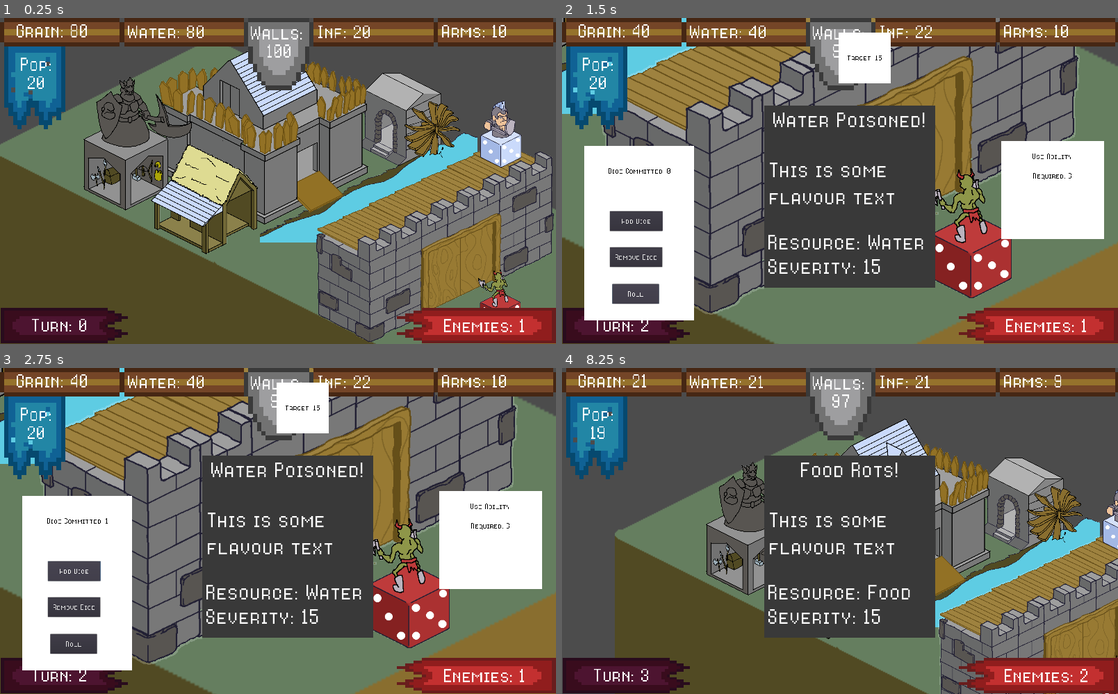
Above: before the commit, frames 1-4 (two rows, left to right).
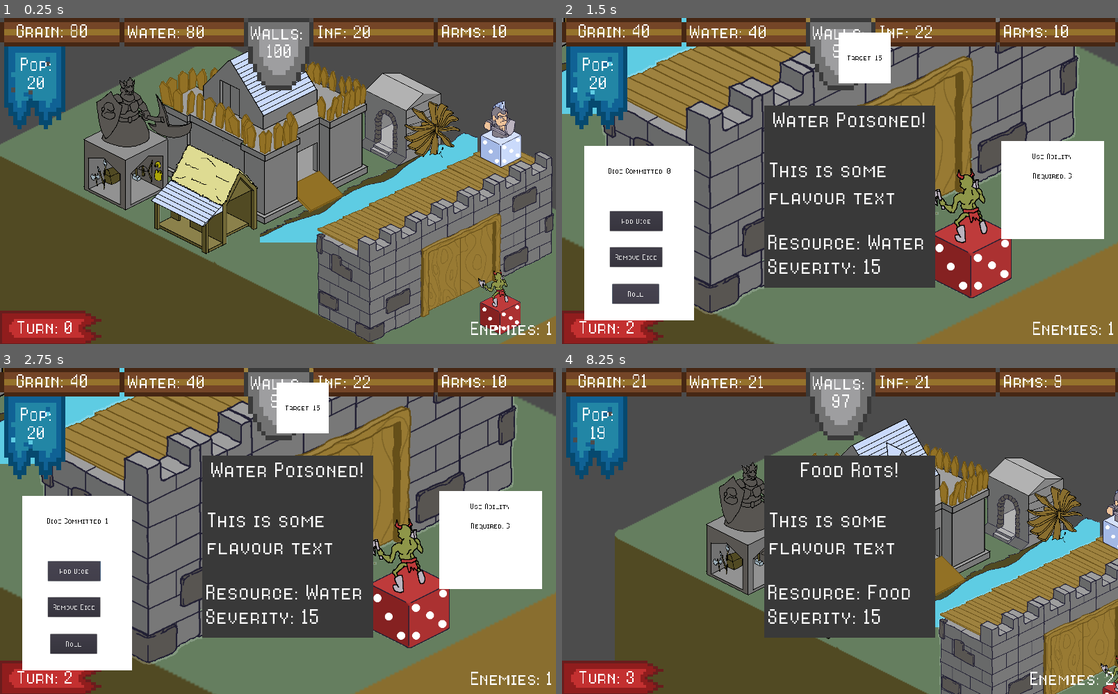
Above: after the commit, the same moments.

Repository: CapsCollective/rng-stronghold
Game: Godot game, scene res://scenes/main.tscn
Two runs of this game, one before a commit and one after it. Both use one fixed random seed, a clock stepped at 60 frames per second and the inputs below.
Inputs (mouse positions are in pixels of both pictures, inside the frame that each line leads up to):
- Up to frame 1 (0.25 s): no input
- Up to frame 2 (1.5 s): tap Enter (ui_accept) at 0.5, 0.77 s; move the mouse to (1006, 174) at 0.52 s; press the mouse at (1006, 174) at 0.53 s; release the mouse at (1006, 174) at 1.25 s; click "Roll" at 1.25 s
- Up to frame 3 (2.75 s): click "Add Dice" at 2 s
- Up to frame 4 (8.25 s): click "Remove Dice" at 2.75 s; click "Roll" at 3.5 s; click "Add Dice" at 4.25 s; click "Remove Dice" at 5 s; click "Roll" at 5.75 s; click "Add Dice" at 6.5 s; click "Remove Dice" at 7.25 s; tap Enter (ui_accept) at 8 s; move the mouse to (840, 531) at 8.02 s; right-click (840, 531) at 8.1 s; click (840, 531) at 8.17 s

The runs differ from the first frame. In frame 1, 5.0% of the frame differs, in the area x 0-100%, y 88-100%; in frame 2, 4.5%; in frame 3, 4.5%; in frame 4, 5.1%.

Commit message:
Revert "Cleaned up UI further"
This reverts commit 2996f9b3367f257a5a1e12861ce579c0ef88ca2e.

Diff:
--- a/scenes/building_interface.tscn
+++ b/scenes/building_interface.tscn
@@ -140,4 +140,4 @@
 position = Vector2( 495.679, 554.158 )
 
 [node name="CollisionPolygon2D" type="CollisionPolygon2D" parent="DiceRoller/StaticBody2D"]
-polygon = PoolVector2Array( 131.343, -209.244, 117.158, 846.49, 1909.11, 849.883, 1899.43, 453.095, 1439.05, 450.33, 1441.81, -218.818, 1415.54, -220.2, 1404.48, 472.451, 1880.07, 471.068, 1885.61, 824.997, 137.422, 822.173, 153.633, -193.033, 1383.63, -201.139, 1379.58, -219.376 )
+polygon = PoolVector2Array( 131.343, -209.244, 117.158, 846.49, 1420.11, 848.516, 1428.21, -231.534, 1412, -233.56, 1395.79, 818.12, 137.422, 822.173, 153.633, -193.033, 1383.63, -201.139, 1379.58, -219.376 )
--- a/scenes/resource_bar.tscn
+++ b/scenes/resource_bar.tscn
@@ -23,33 +23,25 @@
 texture = ExtResource( 2 )
 
 [node name="Turn Banner" type="Sprite" parent="."]
-position = Vector2( 877.195, 566.26 )
-scale = Vector2( 3.86046, 2.47745 )
-texture = ExtResource( 3 )
-flip_h = true
-
-[node name="Turn Banner2" type="Sprite" parent="."]
-self_modulate = Color( 0.396078, 0.419608, 1, 1 )
-position = Vector2( 118.758, 566.26 )
-scale = Vector2( 3.08309, 2.47745 )
+position = Vector2( 92.9961, 571.069 )
+scale = Vector2( 2.47745, 2.47745 )
 texture = ExtResource( 3 )
 
 [node name="TurnLabel" type="Label" parent="."]
-margin_left = 35.0
-margin_top = 544.0
-margin_right = 274.0
-margin_bottom = 615.0
+margin_left = 30.0
+margin_top = 548.0
+margin_right = 238.0
+margin_bottom = 619.0
 rect_scale = Vector2( 0.617864, 0.617864 )
 custom_fonts/font = SubResource( 1 )
 text = "Turn: "
-align = 1
 __meta__ = {
 "_edit_use_anchors_": false
 }
 
 [node name="DiceLabel" type="Label" parent="."]
-anchor_left = 0.000149709
-anchor_top = 0.00785378
+anchor_left = 0.000149715
+anchor_top = 0.00785383
 anchor_right = 0.000149709
 anchor_bottom = 0.00785378
 margin_left = 27.8468
@@ -69,17 +61,17 @@
 
 [node name="EnemiesLabel" type="Label" parent="."]
 anchor_left = -0.000671566
-anchor_top = 0.026422
+anchor_top = 0.00880784
 anchor_right = -0.000671566
-anchor_bottom = 0.026422
-margin_left = 791.687
-margin_top = 542.939
-margin_right = 1115.69
-margin_bottom = 614.939
+anchor_bottom = 0.00880784
+margin_left = 823.687
+margin_top = 549.313
+margin_right = 1137.69
+margin_bottom = 621.313
 rect_scale = Vector2( 0.617864, 0.617864 )
 custom_fonts/font = SubResource( 1 )
 text = "Enemies: "
-align = 1
+align = 2
 __meta__ = {
 "_edit_use_anchors_": false
 }
